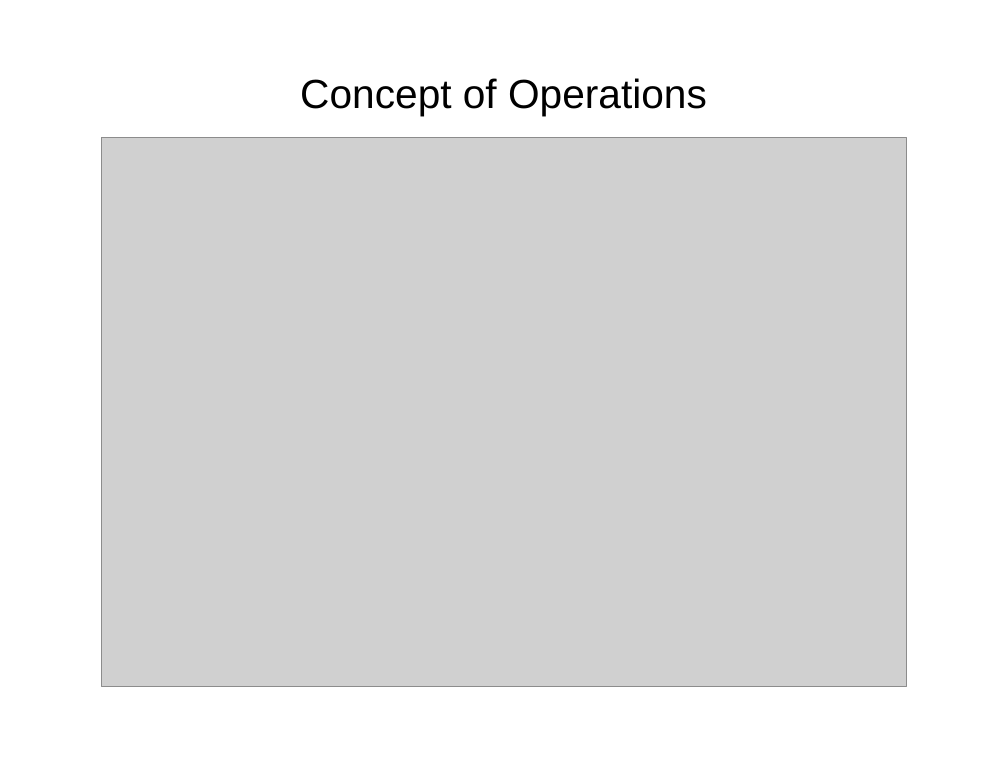
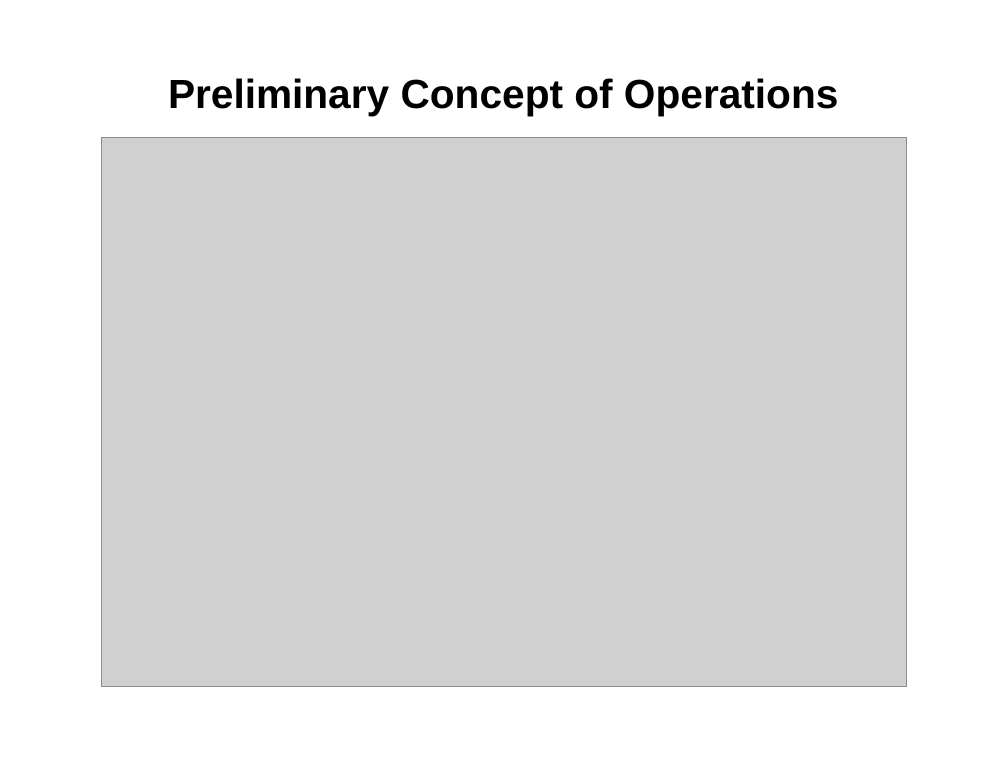
Before and after one commit to RascalSeniorDesign/Preliminary-Design, a slide deck: slide 7 of CMQA/Presentations/SRR Presentation.pptx. Drawn at 1008x757 pixels with LibreOffice and Linux fonts; fonts in the diff are those of the drawing; grey boxes stand for pictures; background and template pictures are left out. Boxes give left, top, right and bottom in pixels: in the first picture for what was removed or moved away, otherwise in the second. Text is boxed around its words. In the diff, an @@ line names an element or a change of style, - is before the commit and + after.

```diff
--- a/CMQA/Presentations/SRR Presentation.pptx
+++ b/CMQA/Presentations/SRR Presentation.pptx
@@ title at [168,78,839,116]: text changed; bold on @@
-Concept of Operations
+Preliminary Concept of Operations
```
Also in this commit, not shown: 3 other slides changed, 9 slides added, 11 slides removed.
